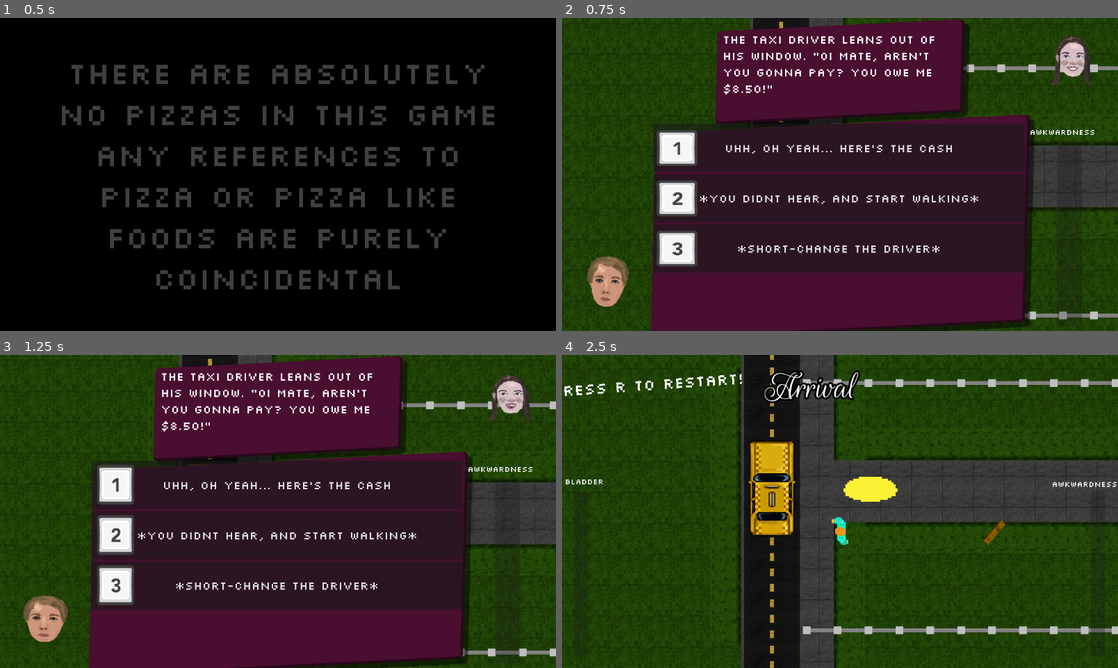
Above: before the commit, frames 1-4 (two rows, left to right).
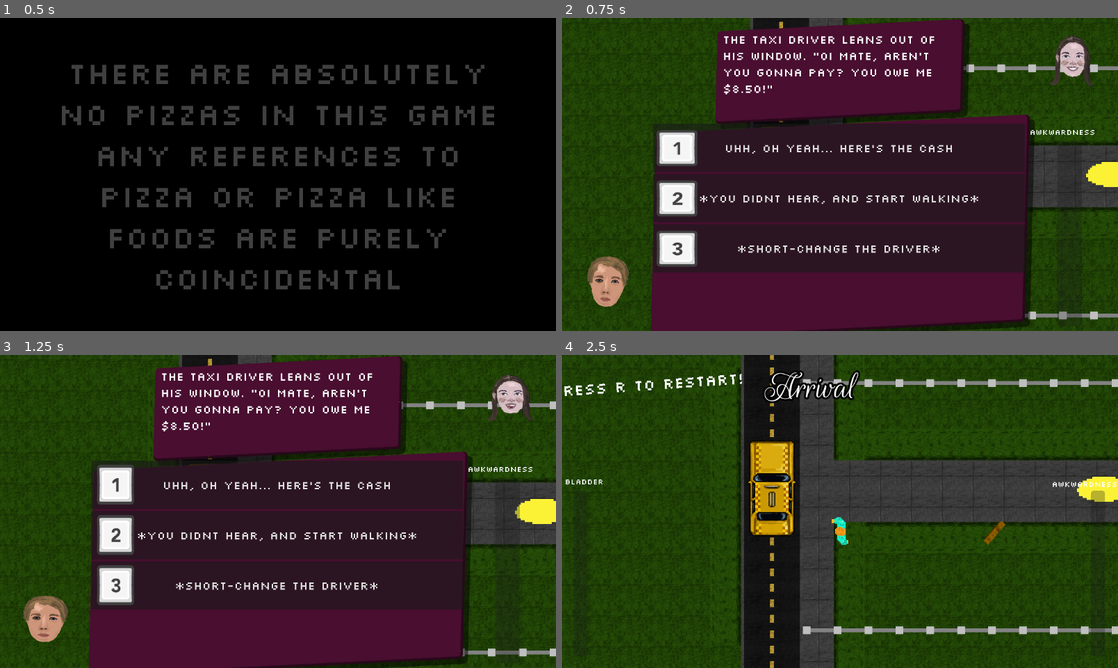
Above: after the commit, the same moments.

Repository: Jibby-Games/PizzaJam11
Game: Godot game, scene res://menu/intro.tscn
Same seed, same stepped clock (60 frames per second), same inputs: the game is played once before the commit and once after it.
Inputs (mouse positions are in pixels of both pictures, inside the frame that each line leads up to):
- Up to frame 1 (0.5 s): no input
- Up to frame 2 (0.75 s): tap Enter (ui_accept) at 0.5 s; move the mouse to (962, 158) at 0.52 s; press the mouse at (962, 158) at 0.53 s; hold D (right) from 0.53 s (still down)
- Up to frame 3 (1.25 s): keep holding D (right); tap Enter (ui_accept) at 0.77 s
- Up to frame 4 (2.5 s): release D (right) at 1.25 s; release the mouse at (962, 495) at 1.25 s; click "*you didnt hear, and start wa…" at 1.25 s; move the mouse to (728, 527) at 2.02 s; hold S (down) from 2.03 s (still down); click (728, 527) at 2.1 s; tap Enter (ui_accept) at 2.27 s

Frame 1 is identical in both runs. In frame 2, 0.4% of the frame differs, in the area x 94-100%, y 46-54%; in frame 3, 0.5%; in frame 4, 1.1%, in the area x 50-100%, y 38-47%.

Commit message:
Make triggers despawn on completion

Diff:
--- a/levels/PartyGame/arrival.tscn
+++ b/levels/PartyGame/arrival.tscn
@@ -109,4 +109,8 @@
 position = Vector2(-26, 277.5)
 shape = SubResource("RectangleShape2D_ymtgg")
 
+[node name="AwkwardTrigger2" parent="." index="10" instance=ExtResource("5_2ljc3")]
+position = Vector2(376, 127)
+awkward_scenario = SubResource("Resource_opc2h")
+
 [editable path="InnerThought"]
--- a/objects/awkward_trigger.gd
+++ b/objects/awkward_trigger.gd
@@ -4,4 +4,5 @@
 
 func _on_body_entered(body: Node2D) -> void:
 	assert(awkward_scenario, "you need to add the scenario data to the trigger silly!")
-	UI.load_awkward_scenario(awkward_scenario)
+	var awkward_interface = UI.load_awkward_scenario(awkward_scenario)
+	awkward_interface.connect("event_finished", queue_free)
--- a/ui/dialogue_system.gd
+++ b/ui/dialogue_system.gd
@@ -6,7 +6,7 @@
 
 signal event_finished()
 
-func load_event(event_data: AwkwardScenarioData) -> void:
+func load_event(event_data: AwkwardScenarioData) -> Control:
 	assert(event_data)
 	self.show()
 	current_event = event_data
@@ -28,6 +28,8 @@
 		$NPCPortrait/Head.play()
 	else:
 		$NPCPortrait/Head.stop()
+
+	return self
 
 func _input(event: InputEvent) -> void:
 	if wait_for_accept and event.is_action_pressed("ui_accept"):
--- a/ui/ui.gd
+++ b/ui/ui.gd
@@ -69,10 +69,10 @@
 	$DialogueBox/Text.text = ""
 	$DialogueBox.visible = false
 
-func load_awkward_scenario(scenario: AwkwardScenarioData) -> void:
+func load_awkward_scenario(scenario: AwkwardScenarioData) -> Control:
 	hide_all()
 	freeze_player()
-	$AwkwardEventSystem.load_event(scenario)
+	return $AwkwardEventSystem.load_event(scenario)
 
 func _on_dialogue_box_timeout_timeout():
 	close_dialogue()
